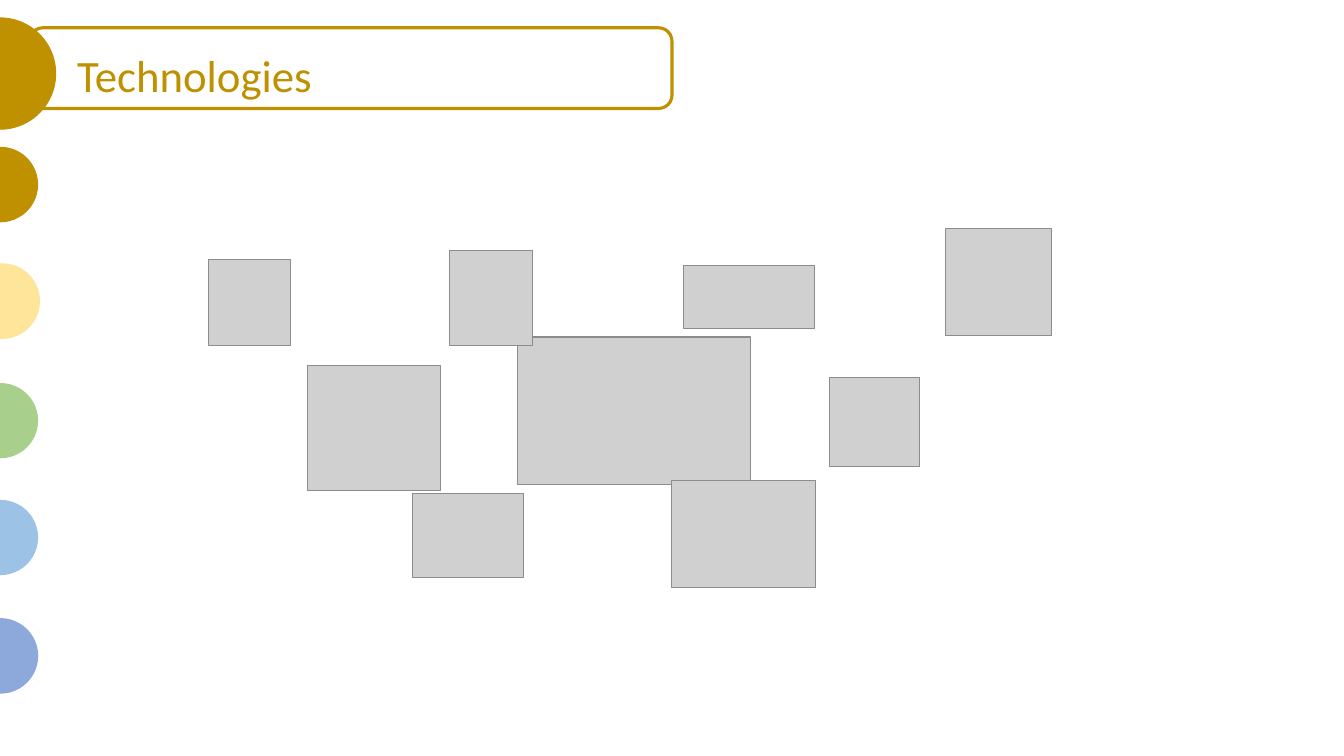
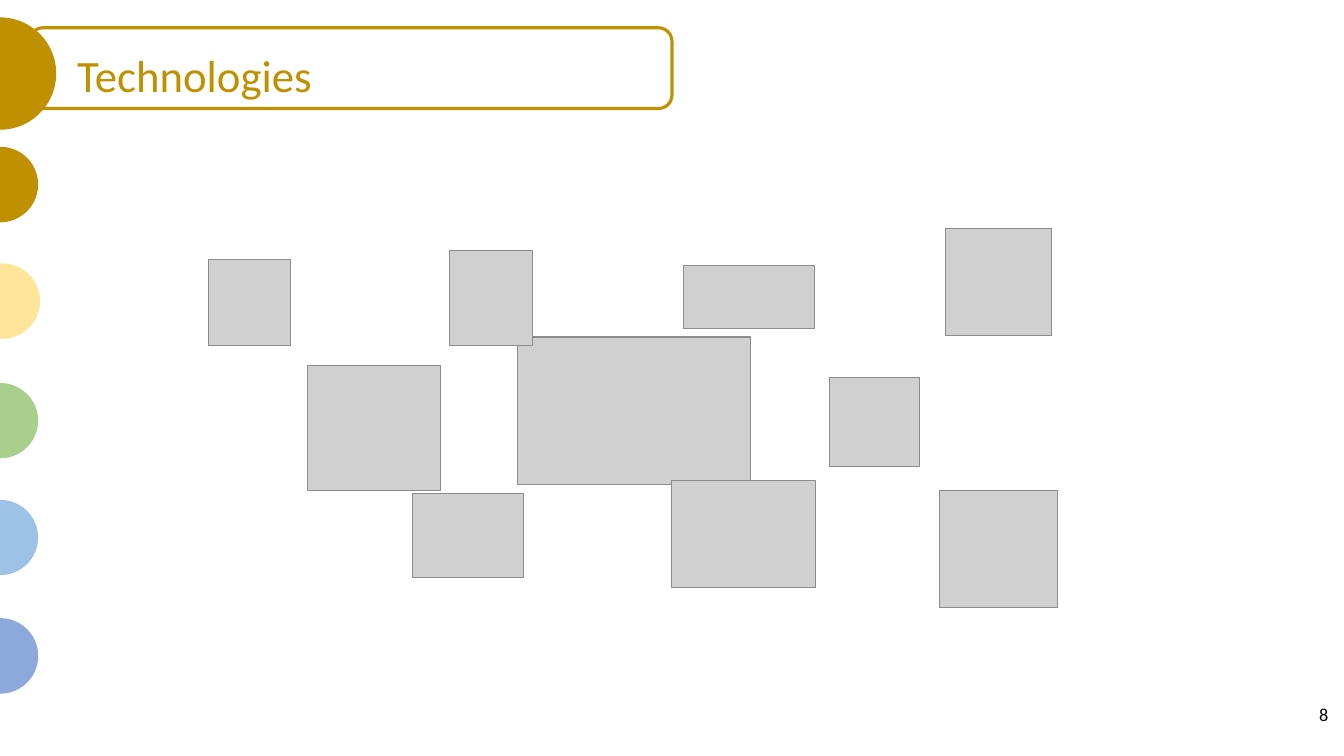
Before and after one commit to JaxWil24/Hearing_Aid_Accessibility, a slide deck: slide 8 of Presentation/FP_Powerpoint.pptx (slide 9 before the commit). Drawn at 1344x756 pixels with LibreOffice and Linux fonts; fonts in the diff are those of the drawing; grey boxes stand for pictures. Boxes give left, top, right and bottom in pixels: in the first picture for what was removed or moved away, otherwise in the second. Text is boxed around its words. In the diff, an @@ line names an element or a change of style, - is before the commit and + after.

```diff
--- a/Presentation/FP_Powerpoint.pptx
+++ b/Presentation/FP_Powerpoint.pptx
@@ picture added at (940, 491, 1058, 609) @@
@@ page number added at (1319, 708, 1328, 721), 13 pt, text #000000 @@
+8
```
Also in this commit, not shown: 14 other slides changed, 1 slide removed.
